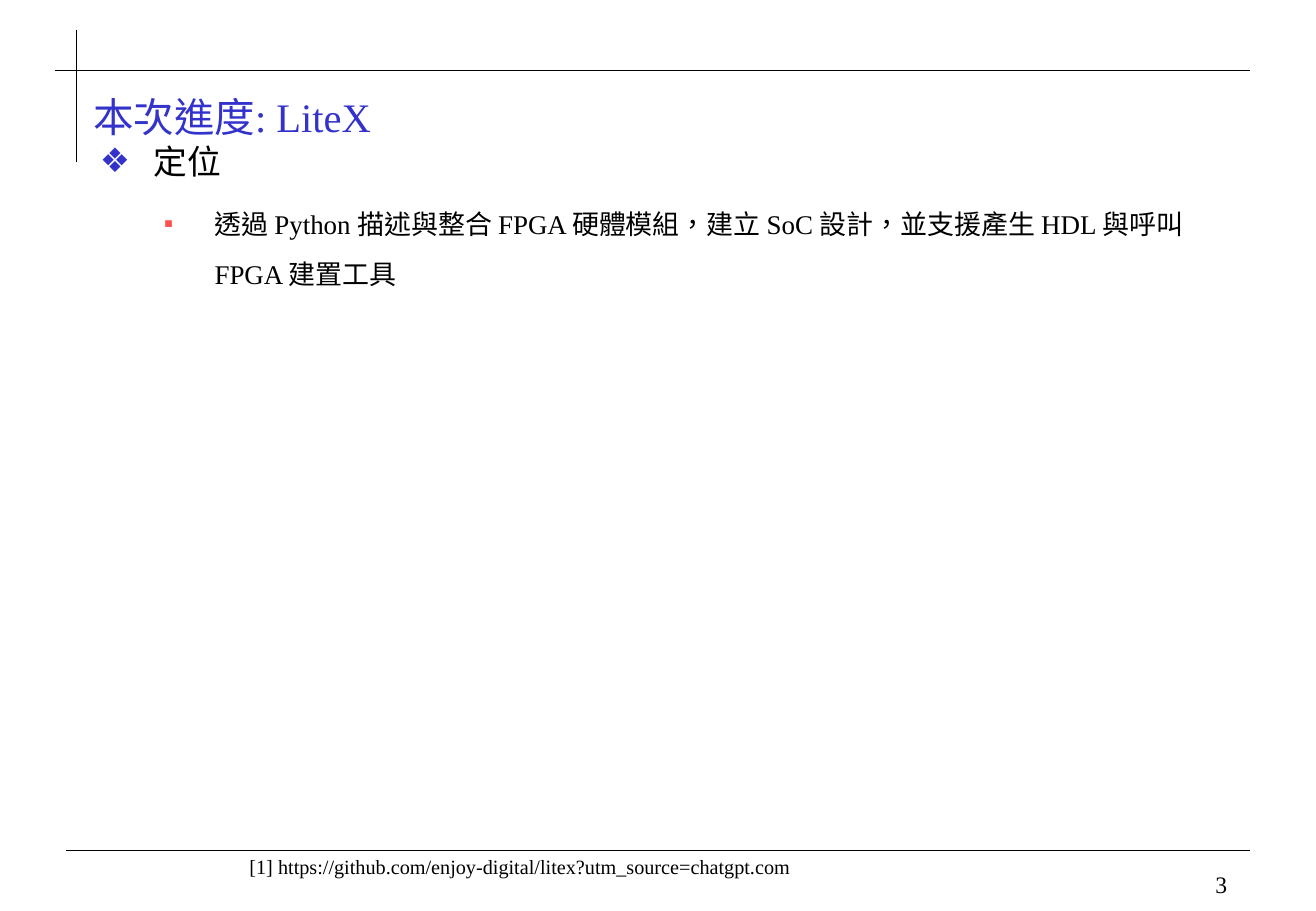
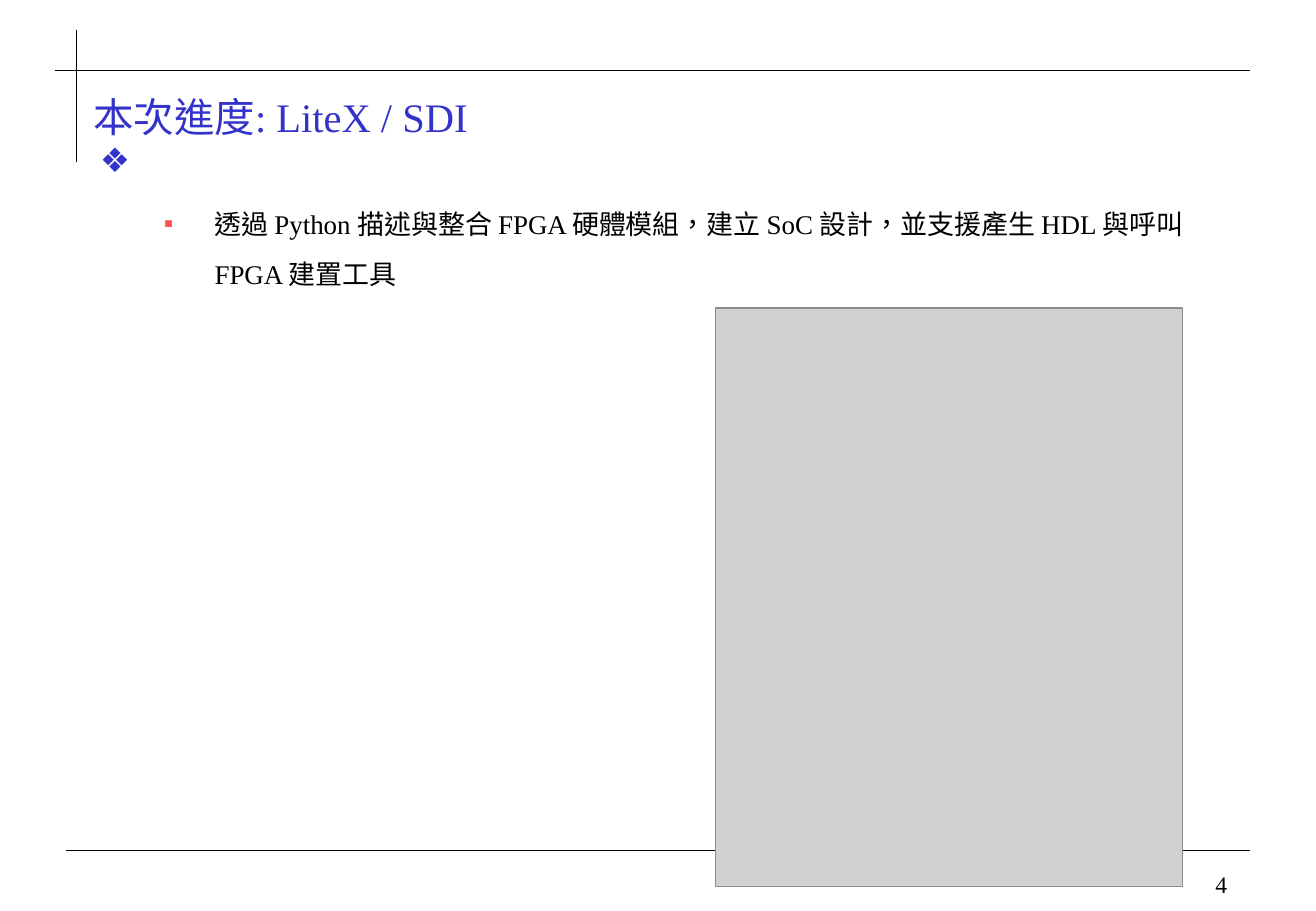
Before and after one commit to 0ilasis0/home, a slide deck: slide 4 of Onyx_進度報告_1020.pptx (slide 3 before the commit). Drawn at 1316x911 pixels with LibreOffice and Linux fonts; fonts in the diff are those of the drawing; grey boxes stand for pictures; background and template pictures are left out. Boxes give left, top, right and bottom in pixels: in the first picture for what was removed or moved away, otherwise in the second. Text is boxed around its words. In the diff, an @@ line names an element or a change of style, - is before the commit and + after.

```diff
--- a/Onyx_進度報告_1020.pptx
+++ b/Onyx_進度報告_1020.pptx
@@ title at (93,98,467,136): text changed @@
-本次進度: LiteX
+本次進度: LiteX / SDI
@@ text at (154,145,222,177): paragraph removed @@
-❖ 定位
@@ picture added at (716,309,1184,887) @@
@@ text removed at (249,860,790,878) @@
-[1] https://github.com/enjoy-digital/litex?utm_source=chatgpt.com
@@ page number at (1215,877,1227,893): text changed @@
-3
+4
```
Also in this commit, not shown: 2 slides added, 2 other files.
